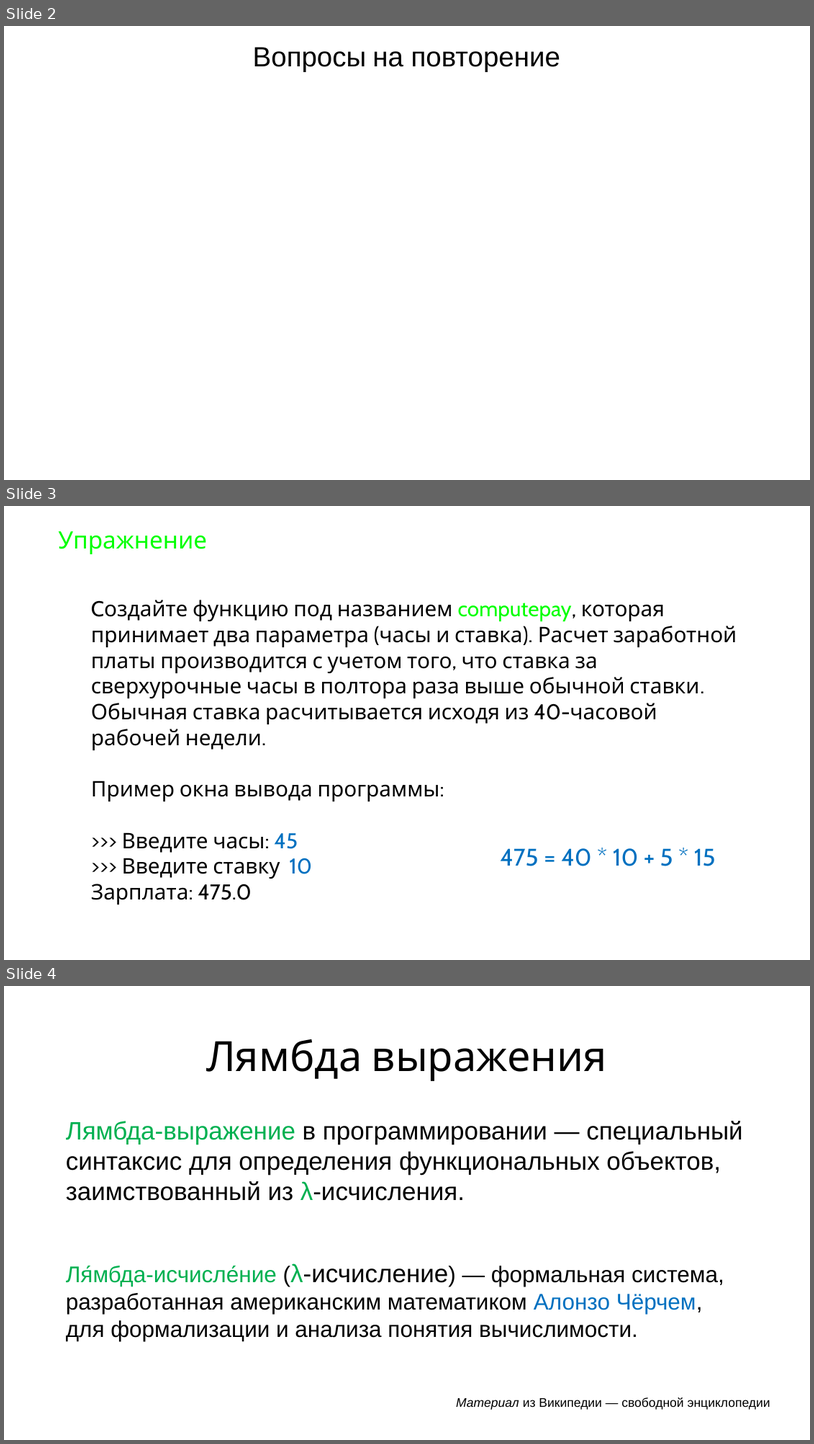
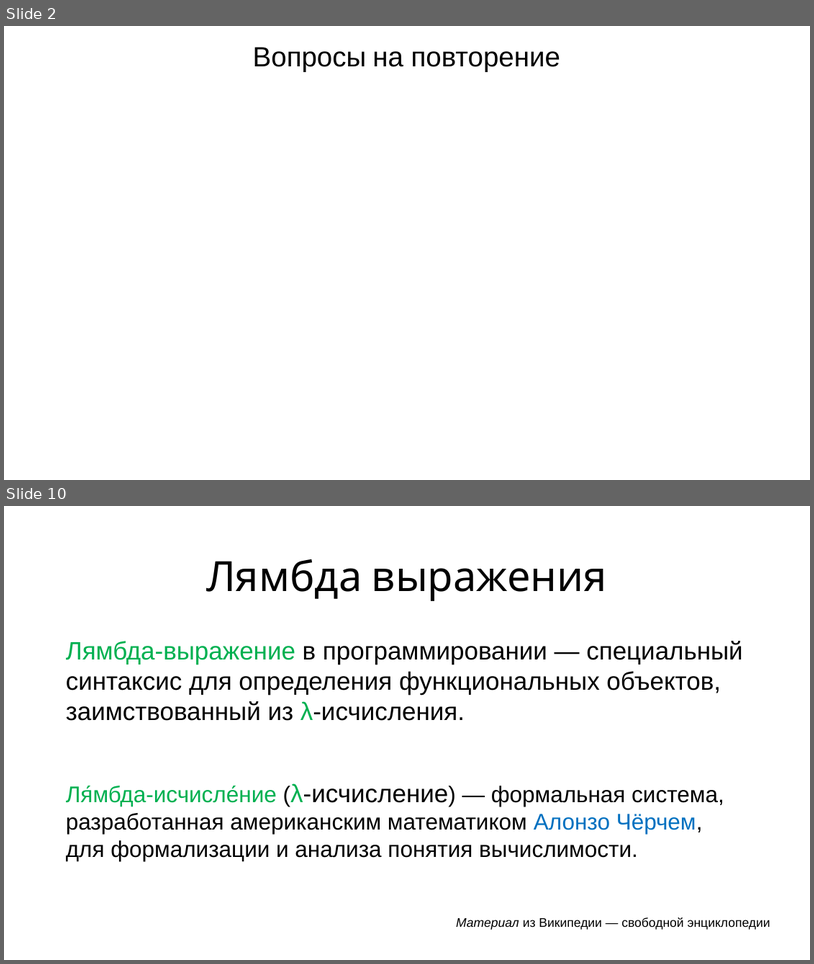
Before and after one commit to maxchv/LearnPython, a slide deck: week05/Exceptions.pptx. Shown one above the other, each under a label of ours: slides 2, 3 and 4 before the commit, slides 2 and 10 after it; the slides between them are not shown. The pictures are 814x1444 and 814x964 pixels, drawn with LibreOffice and Linux fonts; fonts in the diff are those of the drawing. Boxes give left, top, right and bottom in pixels: in the first picture for what was removed or moved away, otherwise in the second. Text is boxed around its words. In the diff, an @@ line names an element or a change of style, - is before the commit and + after.

```diff
--- a/week05/Exceptions.pptx
+++ b/week05/Exceptions.pptx
@@ slide 3 removed at [4, 506, 810, 960], background #FFFFFF @@
@@ text removed at [58, 531, 207, 554] @@
-Упражнение
@@ text removed at [91, 600, 738, 904] @@
-Cоздайте функцию под названием computepay, которая принимает два параметра (часы и ставка). Расчет заработной платы производится с учетом того, что ставка за сверхурочные часы в полтора раза выше обычной ставки. Обычная ставка расчитывается исходя из 40-часовой рабочей недели.
-Пример окна вывода программы:
->>> Введите часы: 45
->>> Введите ставку: 10
-Зарплата: 475.0
@@ text removed at [500, 848, 716, 866] @@
-475 = 40 * 10 + 5 * 15
@@ what was slide 4 is now slide 10 @@
```
Also in this commit, not shown: 1 slide changed, 7 slides added, 1 other file.
